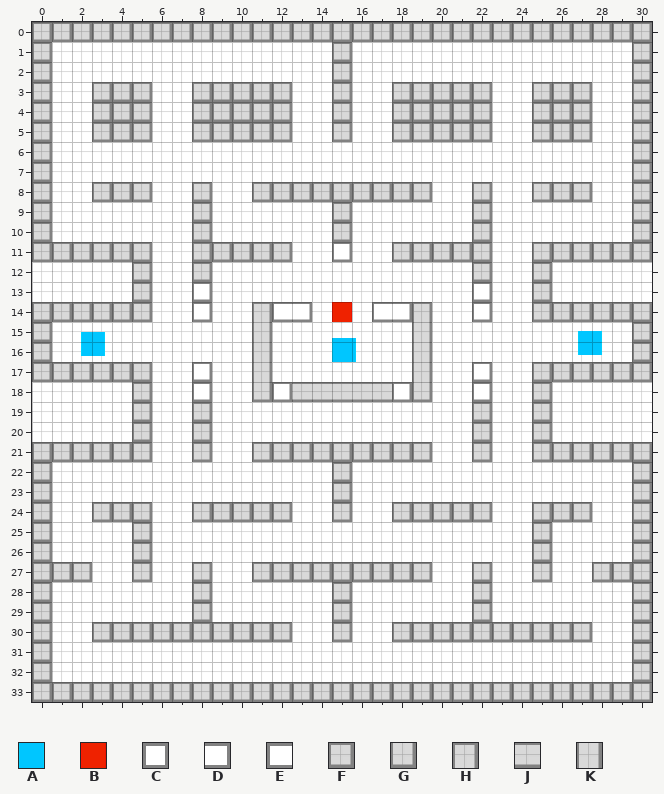
Two states of a Tiled map, src/resources/tilemaps/pacman.tmx. Above is the file before it was changed.
Cells are 25x25 px. Shown: x 0..30, y 0..33.
Key: from "tiles_25": A 1, B 2; from "wall-tiles": C 0, D 1, E 3, F 16, G 18, H 20, J 21, K 22.
_ is an empty cell.
Objects are placed by their top-left corner, in cells (3,4 is the top-left corner of cell 3,4); size is 1x1 cell unless given.
Layers that did not change in this view are not listed.
Layer "walls" before, first column x 0:
 0 FFFFFFFFFFFFFFFFFFFFFFFFFFFFFFF
 1 F______________F______________F
 2 F______________F______________F
 3 F__FFF__FFFFF__F__FFFFF__FFF__F
 4 F__FFF__FFFFF__F__FFFFF__FFF__F
 5 F__FFF__FFFFF__F__FFFFF__FFF__F
 6 F_____________________________F
 7 F_____________________________F
 8 F__FFF__F__FFFFFFFFF__F__FFF__F
 9 F_______F______F______F_______F
10 F_______F______F______F_______F
11 FFFFFF__FFFFF__C__FFFFF__FFFFFF
12 _____F__F_____________F__F_____
13 _____F__C_____________C__F_____
14 FFFFFF__C__HED___EDH__C__FFFFFF
15 F__________K_______K__________F
16 F__________K_______K__________F
17 FFFFFF__C__K_______K__C__FFFFFF
18 _____F__C__GCJJJJJCG__C__F_____
19 _____F__F_____________F__F_____
20 _____F__F_____________F__F_____
21 FFFFFF__F__FFFFFFFFF__F__FFFFFF
22 F______________F______________F
23 F______________F______________F
24 F__FFF__FFFFF__F__FFFFF__FFF__F
25 F____F___________________F____F
26 F____F___________________F____F
27 FFF__F__F__FFFFFFFFF__F__F__FFF
28 F_______F______F______F_______F
29 F_______F______F______F_______F
30 F__FFFFFFFFFF__F__FFFFFFFFFF__F
31 F_____________________________F
32 F_____________________________F
33 FFFFFFFFFFFFFFFFFFFFFFFFFFFFFFF
Objects on layer "player" before:
B at 15,14
Objects on layer "lights" before:
A "light" at 27.3,15.4 size 1.2x1.2
A "light" at 2.4,15.5 size 1.2x1.2
A "light" at 15,15.8 size 1.2x1.2
Now the later version:
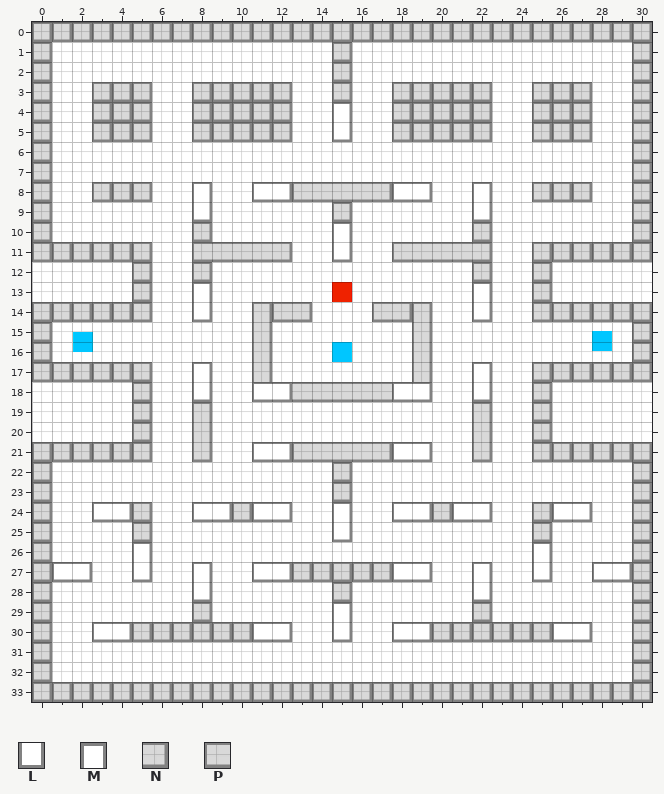
Further tiles: from "wall-tiles": L 2, M 4, N 17, P 19.
See-through tiles are keyed as they look on the map.
The commit says: Tweaking pacman map for testing with multiple lights
Changes in this commit:
Layer "walls":
Tile C becomes tile D in row 18 at x 12.
Tile F becomes tile D in row 8 at x 12 and 19; in row 21 at x 12 and 19; in row 24 at x 4, 9, 12, 19, 22 and 27; in row 27 at x 2, 12, 19 and 29; in row 30 at x 4, 12, 19 and 27.
Tile G becomes tile D in row 18 at x 19.
Tile C becomes tile E in row 18 at x 18.
Tile F becomes tile E in row 8 at x 11 and 18; in row 21 at x 11 and 18; in row 24 at x 3, 8, 11, 18, 21 and 26; in row 27 at x 1, 11, 18 and 28; in row 30 at x 3, 11, 18 and 26.
Tile G becomes tile E in row 18 at x 11.
Tile F becomes tile G in row 21 at x 8 and 22.
Tile F becomes tile H in row 19 at x 8 and 22.
Tile F becomes tile J in row 8 at x 14 to 16; in row 11 at x 9 to 11 and 19 to 21; in row 21 at x 14 to 16.
Tile F becomes tile K in row 20 at x 8 and 22.
Tile C becomes tile L in row 11 at x 15; in row 14 at x 8 and 22; in row 18 at x 8 and 22.
Tile F becomes tile L in row 5 at x 15; in row 9 at x 8 and 22; in row 27 at x 5 and 25; in row 28 at x 8 and 22; in row 30 at x 15.
The author put tile L in row 25 at x 15.
Tile C becomes tile M in row 13 at x 8 and 22; in row 17 at x 8 and 22.
Tile F becomes tile M in row 4 at x 15; in row 8 at x 8 and 22; in row 10 at x 15; in row 24 at x 15; in row 26 at x 5 and 25; in row 27 at x 8 and 22.
Tile F becomes tile M in row 29 at x 15.
Tile D becomes tile N in row 14 at x 13 and 18.
Tile F becomes tile N in row 8 at x 17; in row 11 at x 12 and 22; in row 21 at x 17.
Tile E becomes tile P in row 14 at x 12 and 17.
Tile F becomes tile P in row 8 at x 13; in row 11 at x 8 and 18; in row 21 at x 13.
Layer "player":
Object B at 15,14 becomes B at 15,13.
Layer "lights":
Object A "light" at 27.3,15.4 size 1.2x1.2 becomes A "light" at 28,15.4.
Object A "light" at 2.4,15.5 size 1.2x1.2 becomes A "light" at 2,15.5.
